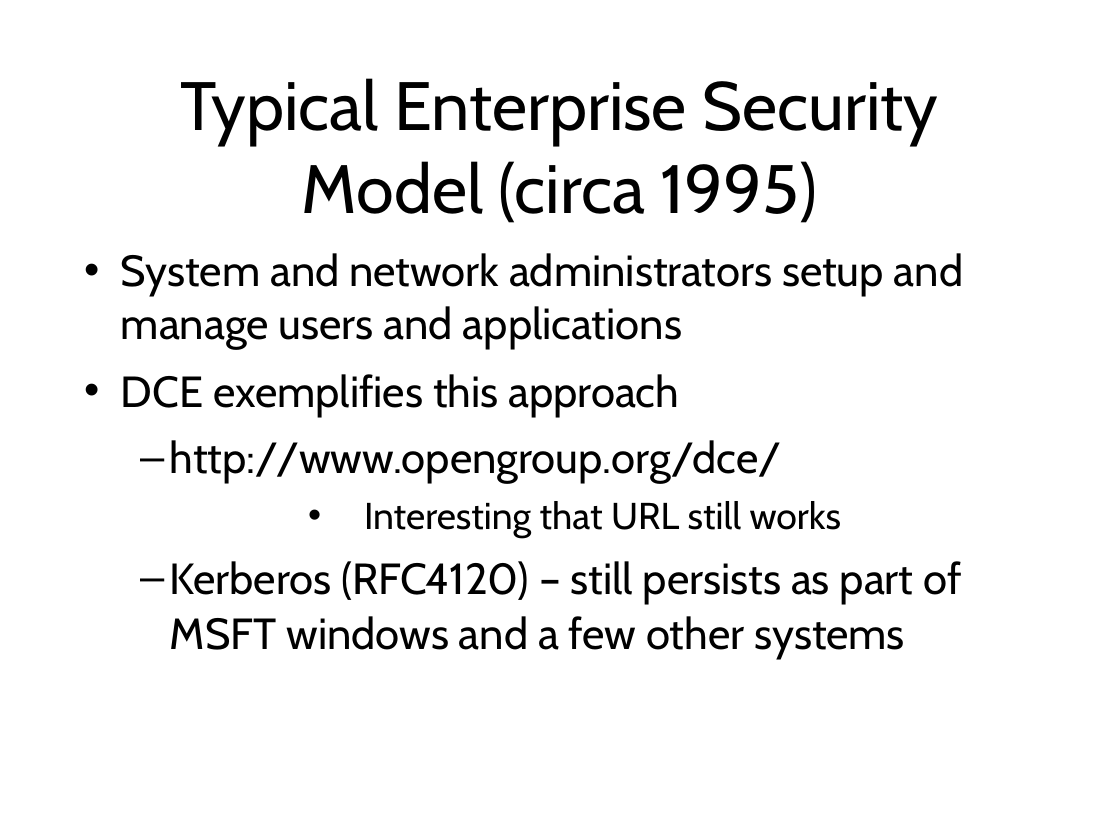
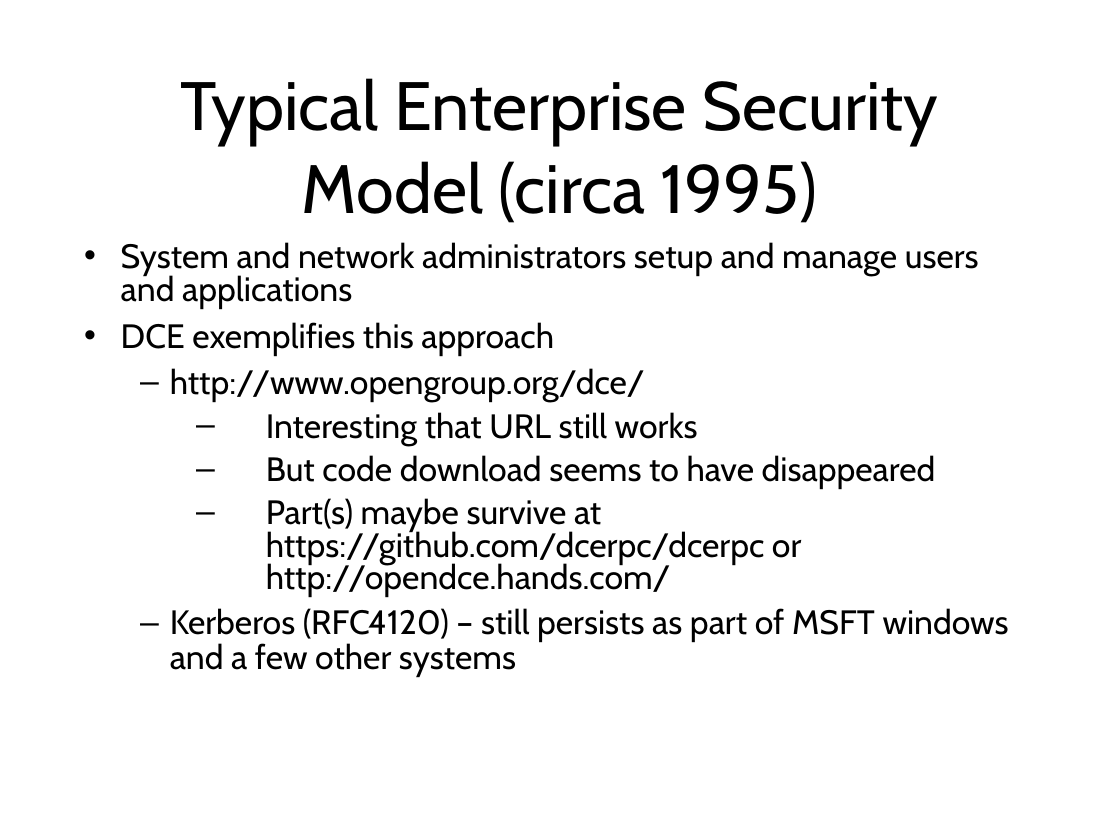
Before and after one commit to sftcd/cs7053, a slide deck: slide 19 of 2016lectures/02-concepts.ppt. Drawn at 1120x840 pixels with LibreOffice and Linux fonts; fonts in the diff are those of the drawing. Boxes give left, top, right and bottom in pixels: in the first picture for what was removed or moved away, otherwise in the second. Text is boxed around its words. In the diff, an @@ line names an element or a change of style, - is before the commit and + after.

```diff
--- a/2016lectures/02-concepts.ppt
+++ b/2016lectures/02-concepts.ppt
@@ text at bbox=[121, 242, 1009, 677]: size 28 to 21.7 pt in "System and network administrators setup and manage ...", "DCE exemplifies this approach", "http://www.opengroup.org/dce/", "Kerberos (RFC4120) – still persists as part ..."; size 24 to 21.7 pt in "Interesting that URL still works"; line spacing 1.01 to 0.81; line spacing 1.06 to 0.86; bullet • to –; list level 3 to 2 in "Interesting that URL still works"; line spacing 1 to 0.8 @@
@@ text at bbox=[266, 455, 936, 597]: paragraphs added @@
+  – But code download seems to have disappeared
+  – Part(s) maybe survive at https://github.com/dcerpc/dcerpc or http://opendce.hands.com/
```
Also in this commit, not shown: 26 other slides changed, 2 slides added, 3 other files.
